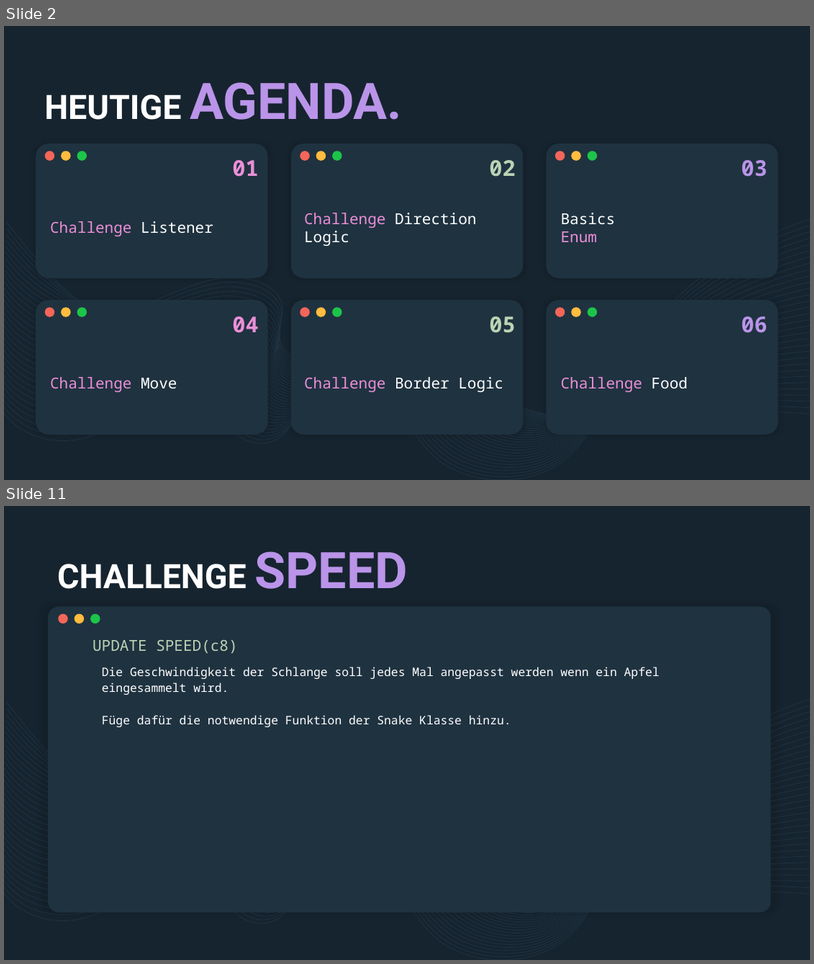
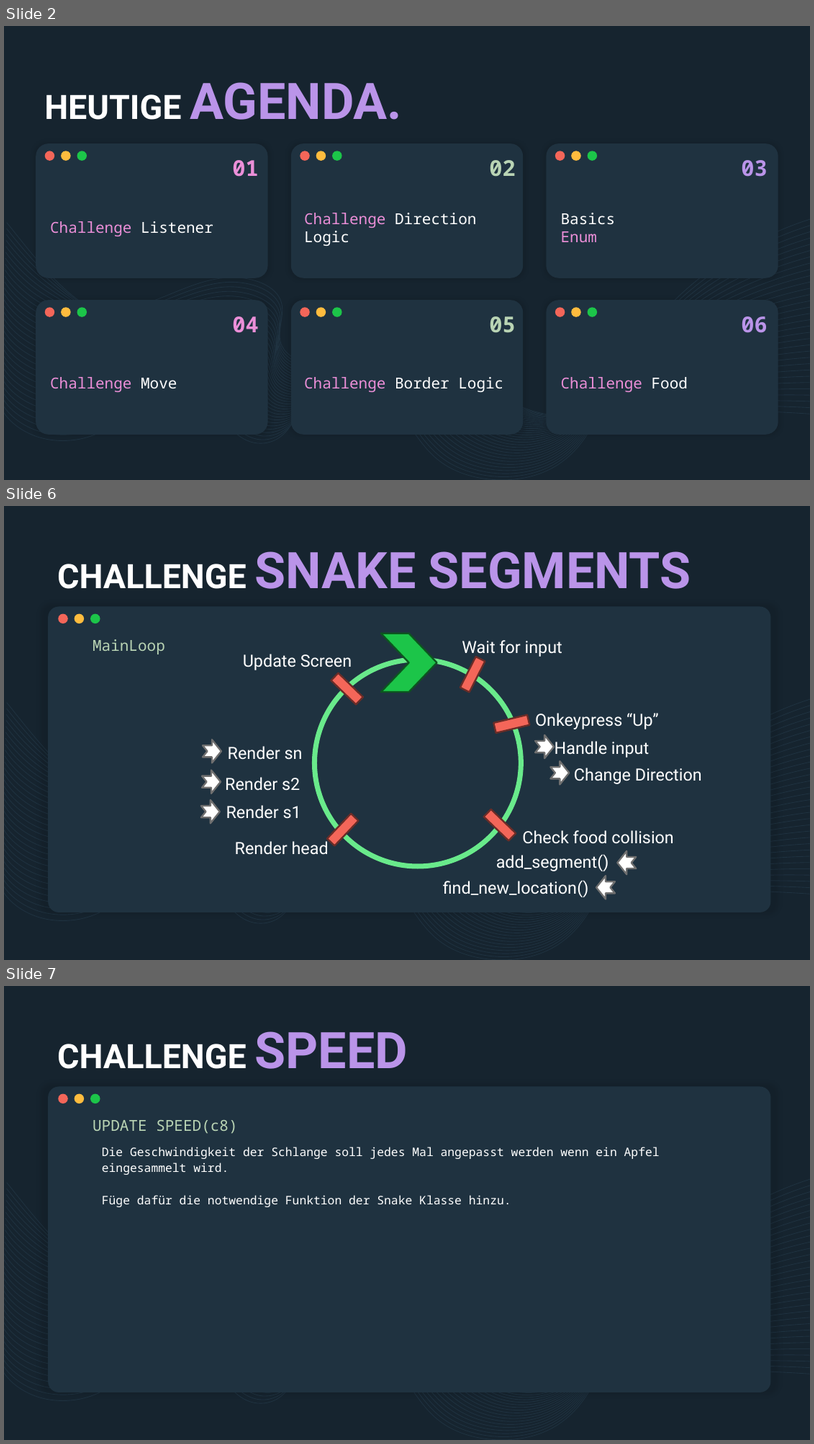
Before and after one commit to derech1e/python-beginner-course, a slide deck: 008/lesson_8.pptx. Shown one above the other, each under a label of ours: slides 2 and 11 before the commit, slides 2, 6 and 7 after it; the slides between them are not shown. The pictures are 814x964 and 814x1444 pixels, drawn with LibreOffice and Linux fonts; fonts in the diff are those of the drawing. Boxes give left, top, right and bottom in pixels: in the first picture for what was removed or moved away, otherwise in the second. Text is boxed around its words. In the diff, an @@ line names an element or a change of style, - is before the commit and + after.

```diff
--- a/008/lesson_8.pptx
+++ b/008/lesson_8.pptx
@@ slide 6 added at <box>4,506,810,960</box>, background #16242F; not listed: 36 template elements that a slide beside it also shows @@
@@ title added at <box>57,551,692,589</box>, 60 pt, text #BA94E9, bold @@
+CHALLENGE SNAKE SEGMENTS
@@ chevron added at <box>381,633,437,692</box>, fill #1CC549, outline #0C5620 2 pt @@
@@ subtitle added at <box>93,639,165,654</box>, 18 pt, text #B9D4B4 @@
+MainLoop
@@ text added at <box>243,654,352,670</box>, 20 pt, text #FFFFFF @@
+Update Screen
@@ rectangle added at <box>460,656,486,692</box>, fill #F46659, outline #6B2D27 2 pt @@
@@ text added at <box>462,640,563,657</box>, 20 pt, text #FFFFFF @@
+Wait for input
@@ ellipse added at <box>315,659,522,867</box>, outline #69EA8B 6 pt @@
@@ rectangle added at <box>332,673,363,704</box>, fill #F46659, outline #6B2D27 2 pt @@
@@ rectangle added at <box>494,715,530,733</box>, fill #F46659, outline #6B2D27 2 pt @@
@@ text added at <box>535,713,659,729</box>, 20 pt, text #FFFFFF @@
+Onkeypress “Up”
@@ notched right arrow added at <box>203,739,221,762</box>, fill #FFFFFF, outline #707070 2 pt @@
@@ notched right arrow added at <box>536,735,555,758</box>, fill #FFFFFF, outline #707070 2 pt @@
@@ text added at <box>555,741,649,757</box>, 20 pt, text #FFFFFF @@
+Handle input
@@ text added at <box>228,746,303,759</box>, 20 pt, text #FFFFFF @@
+Render sn
@@ notched right arrow added at <box>551,762,570,784</box>, fill #FFFFFF, outline #707070 2 pt @@
@@ notched right arrow added at <box>202,770,221,793</box>, fill #FFFFFF, outline #707070 2 pt @@
@@ text added at <box>225,777,300,790</box>, 20 pt, text #FFFFFF @@
+Render s2
@@ text added at <box>574,767,702,784</box>, 20 pt, text #FFFFFF @@
+Change Direction
@@ notched right arrow added at <box>201,800,220,823</box>, fill #FFFFFF, outline #707070 2 pt @@
@@ text added at <box>226,805,301,818</box>, 20 pt, text #FFFFFF @@
+Render s1
@@ rectangle added at <box>327,813,359,845</box>, fill #F46659, outline #6B2D27 2 pt @@
@@ rectangle added at <box>484,809,517,840</box>, fill #F46659, outline #6B2D27 2 pt @@
@@ text added at <box>235,839,329,854</box>, 20 pt, text #FFFFFF @@
+Render head
@@ text added at <box>522,830,674,844</box>, 20 pt, text #FFFFFF @@
+Check food collision
@@ notched right arrow added at <box>618,851,637,874</box>, fill #FFFFFF, outline #707070 2 pt @@
@@ text added at <box>496,854,610,871</box>, 20 pt, text #FFFFFF @@
+add_segment()
@@ text added at <box>443,880,589,897</box>, 20 pt, text #FFFFFF @@
+find_new_location()
@@ notched right arrow added at <box>597,875,615,898</box>, fill #FFFFFF, outline #707070 2 pt @@
@@ what was slide 11 is now slide 7 @@
```
Also in this commit, not shown: 2 slides changed, 1 other slide added, 6 slides removed, 8 other files.
